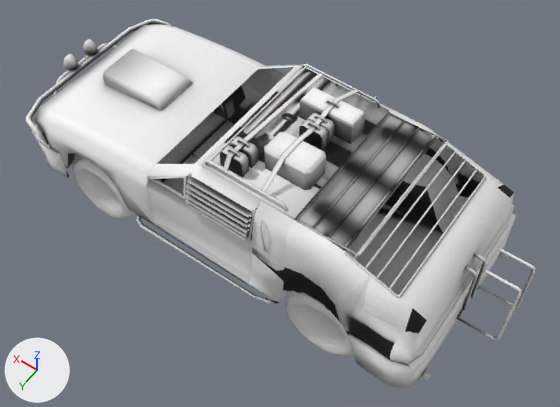
An edit to the FBX model Assets/Art/Models/Racing/MustandPostApocolyptic.fbx, drawn before and after from the same camera.
Camera for both pictures: a 50 mm lens placed at (-2.04, 2.53, 3.91), pointed at (-0.32, 0.11, 0.11). The lights are fixed; the arrows at lower left show +X, +Y and +Z. Where no turn or scale is listed for an object, it has been applied to the vertices. Vertices at the same position are counted once.

In view in the first picture: 'Rear', 'Wheel', 'Wheel.003'.
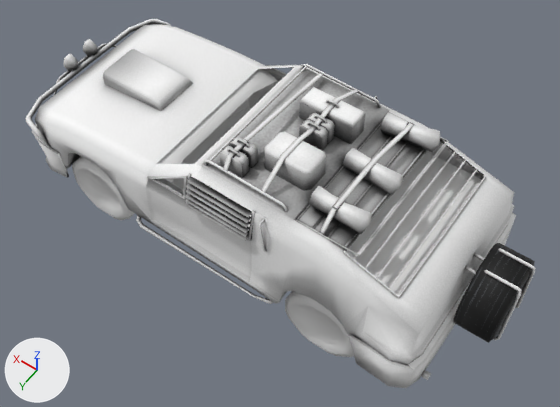
Pixel boxes [x1, y1, x2, y2] of what changed, in the pictures (560 x 407 px; the box of a moved part takes in the faces that stretch with it):
'Plane', added
    after: [157, 66, 482, 295]
part 1 of me_cube, added
    after: [319, 122, 415, 234]
part 2 of me_cube, added
    after: [380, 112, 440, 152]
part 3 of me_cube, added
    after: [308, 186, 372, 234]
part 4 of me_cube, added
    after: [342, 148, 403, 196]
part 5 of me_cube, moved or reshaped
    both: [253, 201, 294, 246]
part 6 of me_cube, built on
    before: [458, 291, 496, 339]
    after: [453, 243, 535, 343]
part 7 of me_cube, surface changed
    both: [36, 43, 514, 360]

Diff of the bpy script that builds the scene:
```diff
--- a/Assets/Art/Models/Racing/MustandPostApocolyptic.fbx.py
+++ b/Assets/Art/Models/Racing/MustandPostApocolyptic.fbx.py
@@ me_cube @@
 # verts and faces of me_cube; kept vertices keep their numbers, new ones are numbered from 1882
-me_cube.from_pydata(...)  # 1882 vertices, 1612 faces; spans x -1.83..1.48, y -0.67..0.67, z -0.13..0.83
+me_cube.from_pydata(...)  # 2064 vertices, 1808 faces; spans x -1.83..1.48, y -0.67..0.67, z -0.13..0.83
+# me_cube part 1: a new loose piece of 40 vertices spanning x -0.88..-0.83, y -0.48..0.48, z 0.62..0.73, in mat_car (picture img_mustangcarao_png)
+# me_cube part 2: a new loose piece of 26 vertices spanning x -1.06..-0.71, y -0.45..-0.29, z 0.63..0.74, in mat_car (picture img_mustangcarao_png)
+# me_cube part 3: a new loose piece of 26 vertices spanning x -1.04..-0.68, y 0.26..0.4, z 0.63..0.74, in mat_car (picture img_mustangcarao_png)
+# me_cube part 4: a new loose piece of 26 vertices spanning x -1.04..-0.68, y -0.07..0.08, z 0.63..0.74, in mat_car (picture img_mustangcarao_png)
+# me_cube part 5
+delete_vertices([631])  # with the faces that use them
+for i in [*range(719, 725)]: verts[i] += (0.0, -0.02, 0.0)
+faces += [(110, 553, 552, 111), (109, 111, 552, 635), (552, 554, 635)]  # mat_car (picture img_mustangcarao_png)
+# me_cube part 6
+# 16 faces are deleted
+# 2 vertices move within x -1.58, y -0.13..0.13, z -0.01
+# 51 vertices are added at x -1.82..-1.58, y -0.25..0.25, z -0.03..0.46
+# 14 new vertices lie (0.22, 0.0, 0.0) away from vertices in x -1.8, y -0.25..0.25, z -0.03..0.46
+# 71 new faces join them, mat_wheel (picture img_wheel2_png)
+# 16 new faces join them, mat_car (picture img_mustangcarao_png)
+# me_cube part 7: 238 kept faces spanning x -1.51..1.46, y -0.65..0.65, z -0.13..0.77 get new texture (UV) coordinates
 me_cube.materials.append(mat_car)
+me_cube.materials.append(mat_wheel)  # picture img_wheel2_png
@@ ob_plane @@
+ob_plane = bpy.data.objects.new('Plane', me_plane_001)  # 62 vertices, 47 faces; spans x -1.35..0.48, y -0.55..0.55, z 0.0..0.61
+ob_plane.location = (0.0, 0.0, 0.0)
```
